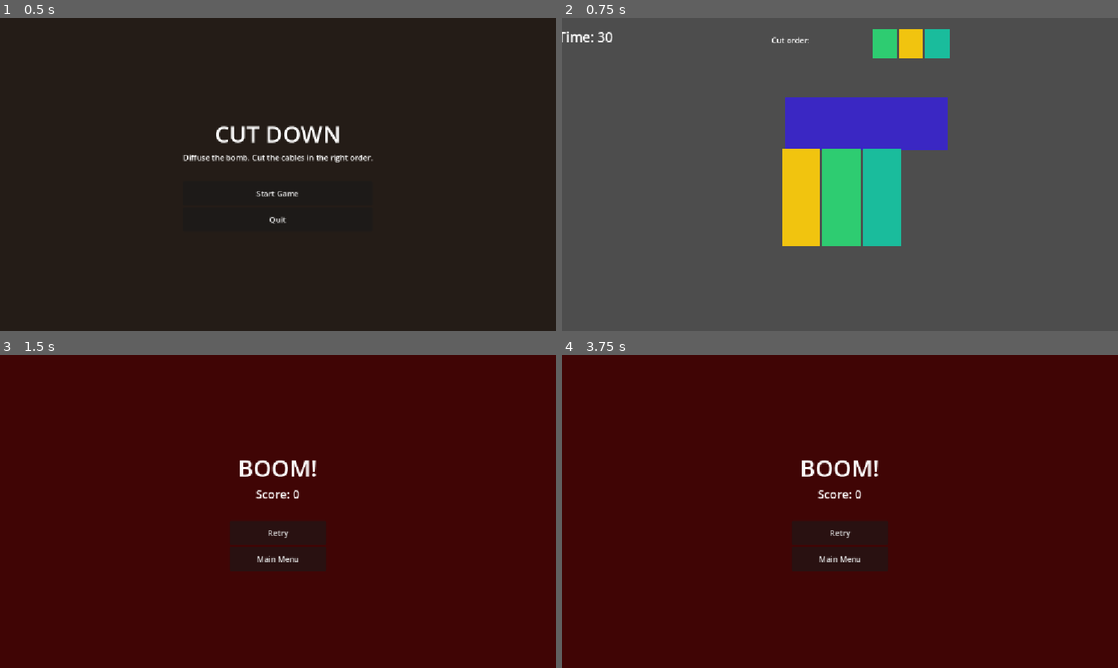
Above: before the commit, frames 1-4 (two rows, left to right).
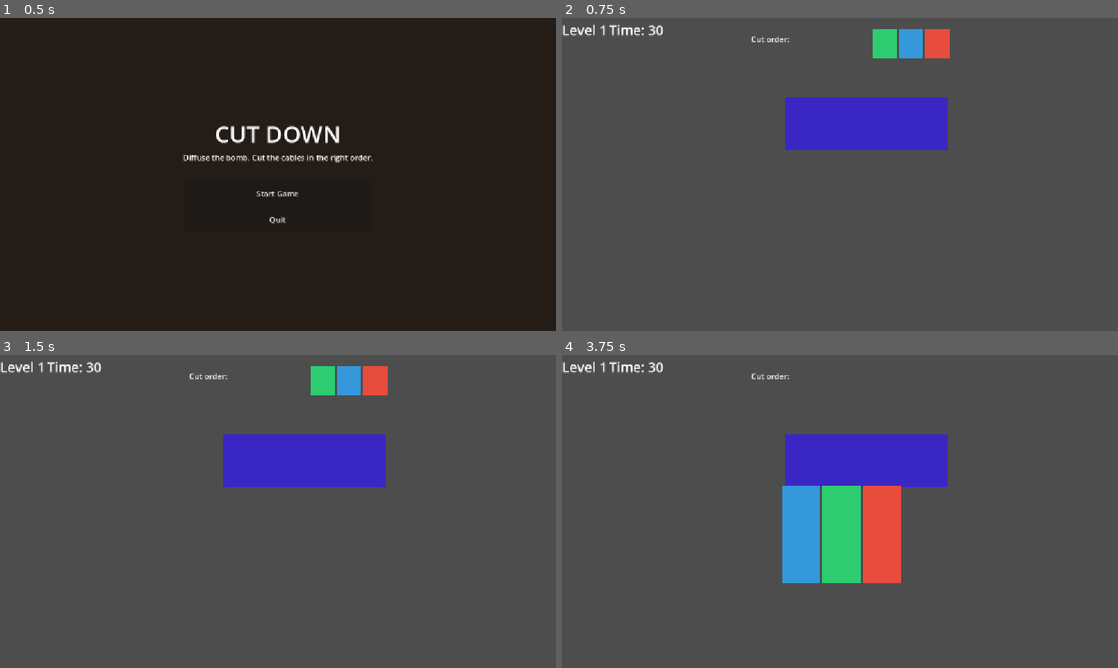
Above: after the commit, the same moments.

Repository: Coleim/cut_down_gmtk_2026
Game: Godot game, scene res://scenes/main_menu/MainMenu.tscn
The game is run twice, just before and just after one commit, with the same random seed, the same clock (stepped at 60 frames per second) and the same inputs.
Inputs (mouse positions are in pixels of both pictures, inside the frame that each line leads up to):
- Up to frame 1 (0.5 s): no input
- Up to frame 2 (0.75 s): click "Start Game" at 0.5 s
- Up to frame 3 (1.5 s): click (239, 533) at 1.27 s
- Up to frame 4 (3.75 s): click (840, 533) at 2 s, where only the run before the commit has a clickable "Retry"; click (801, 533) at 2.77 s; click (840, 533) at 3.52 s

Frame 1 is identical in both runs. In frame 2, 7.7% of the frame differs, in the area x 0-70%, y 2-73%; in frame 3, 100%; in frame 4, 100%, in the area x 0-100%, y 0-100%.

Commit message:
Add screen between each levels

Diff:
--- /dev/null
+++ b/debug_check.gd
@@ -0,0 +1,16 @@
+extends SceneTree
+func _init():
+	change_scene_to_file("res://scenes/game/Game.tscn")
+
+func _process(delta: float) -> bool:
+	var inst = current_scene
+	if inst == null:
+		return false
+	var ui = inst.get_node_or_null("UI")
+	if ui == null:
+		return false
+	print("UI size: ", ui.size, " global_pos: ", ui.global_position)
+	var bg = ui.get_node("Background")
+	print("BG color: ", bg.color, " size: ", bg.size, " global_pos: ", bg.global_position, " visible: ", bg.visible)
+	quit()
+	return true
--- a/project.godot
+++ b/project.godot
@@ -11,8 +11,8 @@
 [application]
 
 config/name="Cut_Down"
+run/main_scene="res://scenes/main_menu/MainMenu.tscn"
 config/features=PackedStringArray("4.7", "Forward Plus")
-run/main_scene="res://scenes/main_menu/MainMenu.tscn"
 config/icon="res://icon.svg"
 
 [autoload]
--- a/scenes/game/Game.tscn
+++ b/scenes/game/Game.tscn
@@ -2,67 +2,62 @@
 
 [ext_resource type="Script" uid="uid://cvv4ng5kmkiyg" path="res://scripts/game/Game.gd" id="1"]
 
-[node name="Game" type="Node2D" unique_id=1940360357]
+[node name="Game" type="Node2D"]
 script = ExtResource("1")
 
-[node name="CountdownTimer" type="Timer" parent="." unique_id=553527443]
+[node name="CountdownTimer" type="Timer" parent="."]
 
-[node name="UI" type="Control" parent="." unique_id=378965118]
-layout_mode = 3
+[node name="UI" type="Control" parent="."]
+layout_mode = 1
 anchors_preset = 15
 anchor_right = 1.0
 anchor_bottom = 1.0
 grow_horizontal = 2
 grow_vertical = 2
 
-[node name="Background" type="ColorRect" parent="UI" unique_id=1665349458]
+[node name="Background" type="ColorRect" parent="UI"]
 layout_mode = 1
 anchors_preset = 15
 anchor_right = 1.0
 anchor_bottom = 1.0
-grow_horizontal = 2
-grow_vertical = 2
+color = Color(0, 0, 0, 1)
 mouse_filter = 2
-color = Color(0.1, 0.08, 0.06, 1)
 
-[node name="TopBar" type="HBoxContainer" parent="UI" unique_id=280457700]
+[node name="TopBar" type="HBoxContainer" parent="UI"]
 layout_mode = 1
-anchors_preset = 10
-anchor_right = 1.0
-offset_left = 20.0
-offset_top = 20.0
-offset_right = -20.0
-offset_bottom = 60.0
+offset_top = 6.0
+offset_right = 210.0
+offset_bottom = 45.0
 
-[node name="LevelLabel" type="Label" parent="UI/TopBar" unique_id=128945628]
+[node name="LevelLabel" type="Label" parent="UI/TopBar"]
 layout_mode = 2
 size_flags_horizontal = 3
 theme_override_font_sizes/font_size = 28
 text = "Level 1"
 
-[node name="TimerLabel" type="Label" parent="UI/TopBar" unique_id=1960281429]
+[node name="TimerLabel" type="Label" parent="UI/TopBar"]
 layout_mode = 2
 size_flags_horizontal = 3
 theme_override_font_sizes/font_size = 28
 text = "Time: 30"
 horizontal_alignment = 2
 
-[node name="OrderLabel" type="Label" parent="UI" unique_id=833080425]
+[node name="OrderLabel" type="Label" parent="UI"]
 layout_mode = 1
 anchors_preset = 14
 anchor_top = 0.5
 anchor_right = 1.0
 anchor_bottom = 0.5
-offset_left = 389.0
-offset_top = 34.0
-offset_right = 557.0
-offset_bottom = 77.5
+offset_left = 347.0
+offset_top = 32.0
+offset_right = 515.0
+offset_bottom = 75.5
 grow_horizontal = 2
 grow_vertical = 2
 text = "Cut order:"
 horizontal_alignment = 1
 
-[node name="OrderContainer" type="HBoxContainer" parent="UI" unique_id=1955011301]
+[node name="OrderContainer" type="HBoxContainer" parent="UI"]
 layout_mode = 1
 offset_left = 535.0
 offset_top = 23.0
@@ -70,7 +65,7 @@
 offset_bottom = 83.0
 alignment = 1
 
-[node name="BombRect" type="ColorRect" parent="UI" unique_id=874574640]
+[node name="BombRect" type="ColorRect" parent="UI"]
 layout_mode = 1
 anchors_preset = 5
 anchor_left = 0.5
@@ -82,7 +77,7 @@
 grow_horizontal = 2
 color = Color(0.22637272, 0.15488169, 0.76437706, 1)
 
-[node name="CablesContainer" type="HBoxContainer" parent="UI" unique_id=383513893]
+[node name="CablesContainer" type="HBoxContainer" parent="UI"]
 layout_mode = 1
 anchors_preset = 5
 anchor_left = 0.5
--- /dev/null
+++ b/scenes/level_complete/LevelComplete.tscn
@@ -0,0 +1,65 @@
+[gd_scene load_steps=2 format=3 uid="uid://level_complete_scene"]
+
+[ext_resource type="Script" path="res://scripts/level_complete/LevelComplete.gd" id="1"]
+
+[node name="LevelComplete" type="Control"]
+layout_mode = 3
+anchors_preset = 15
+anchor_right = 1.0
+anchor_bottom = 1.0
+script = ExtResource("1")
+
+[node name="Background" type="ColorRect" parent="."]
+layout_mode = 1
+anchors_preset = 15
+anchor_right = 1.0
+anchor_bottom = 1.0
+color = Color(0.02, 0.2, 0.05, 1)
+mouse_filter = 2
+
+[node name="CenterContainer" type="CenterContainer" parent="."]
+layout_mode = 1
+anchors_preset = 15
+anchor_right = 1.0
+anchor_bottom = 1.0
+
+[node name="VBoxContainer" type="VBoxContainer" parent="CenterContainer"]
+layout_mode = 2
+alignment = 1
+
+[node name="Title" type="Label" parent="CenterContainer/VBoxContainer"]
+layout_mode = 2
+theme_override_font_sizes/font_size = 48
+horizontal_alignment = 1
+text = "NICE JOB, YOU SAVED THE DAY!"
+
+[node name="TimeLabel" type="Label" parent="CenterContainer/VBoxContainer"]
+layout_mode = 2
+horizontal_alignment = 1
+theme_override_font_sizes/font_size = 24
+text = "Time to defuse: 0.0s"
+
+[node name="ScoreLabel" type="Label" parent="CenterContainer/VBoxContainer"]
+layout_mode = 2
+horizontal_alignment = 1
+theme_override_font_sizes/font_size = 24
+text = "Score: 0"
+
+[node name="Spacer" type="Control" parent="CenterContainer/VBoxContainer"]
+custom_minimum_size = Vector2(0, 30)
+layout_mode = 2
+
+[node name="NextButton" type="Button" parent="CenterContainer/VBoxContainer"]
+layout_mode = 2
+custom_minimum_size = Vector2(200, 50)
+text = "Next Level"
+
+[node name="RetryButton" type="Button" parent="CenterContainer/VBoxContainer"]
+layout_mode = 2
+custom_minimum_size = Vector2(200, 50)
+text = "Retry"
+
+[node name="MenuButton" type="Button" parent="CenterContainer/VBoxContainer"]
+layout_mode = 2
+custom_minimum_size = Vector2(200, 50)
+text = "Main Menu"
--- a/scenes/main_menu/MainMenu.tscn
+++ b/scenes/main_menu/MainMenu.tscn
@@ -1,53 +1,59 @@
-[gd_scene load_steps=2 format=3 uid="uid://main_menu_scene"]
+[gd_scene format=3 uid="uid://riaa13qx1x3b"]
 
-[ext_resource type="Script" path="res://scripts/main_menu/MainMenu.gd" id="1"]
+[ext_resource type="Script" uid="uid://bb7t7kxxcgc7a" path="res://scripts/main_menu/MainMenu.gd" id="1"]
 
-[node name="MainMenu" type="Control"]
+[node name="MainMenu" type="Control" unique_id=1499669274]
 layout_mode = 3
 anchors_preset = 15
 anchor_right = 1.0
 anchor_bottom = 1.0
+grow_horizontal = 2
+grow_vertical = 2
 script = ExtResource("1")
 
-[node name="Background" type="ColorRect" parent="."]
+[node name="Background" type="ColorRect" parent="." unique_id=1835162745]
 layout_mode = 1
 anchors_preset = 15
 anchor_right = 1.0
 anchor_bottom = 1.0
+grow_horizontal = 2
+grow_vertical = 2
+mouse_filter = 2
 color = Color(0.14, 0.11, 0.09, 1)
-mouse_filter = 2
 
-[node name="CenterContainer" type="CenterContainer" parent="."]
+[node name="CenterContainer" type="CenterContainer" parent="." unique_id=2134217213]
 layout_mode = 1
 anchors_preset = 15
 anchor_right = 1.0
 anchor_bottom = 1.0
+grow_horizontal = 2
+grow_vertical = 2
 
-[node name="VBoxContainer" type="VBoxContainer" parent="CenterContainer"]
+[node name="VBoxContainer" type="VBoxContainer" parent="CenterContainer" unique_id=421827462]
 layout_mode = 2
 alignment = 1
 
-[node name="Title" type="Label" parent="CenterContainer/VBoxContainer"]
+[node name="Title" type="Label" parent="CenterContainer/VBoxContainer" unique_id=1909700774]
 layout_mode = 2
 theme_override_font_sizes/font_size = 48
+text = "CUT DOWN"
 horizontal_alignment = 1
-text = "CUT DOWN"
 
-[node name="Subtitle" type="Label" parent="CenterContainer/VBoxContainer"]
+[node name="Subtitle" type="Label" parent="CenterContainer/VBoxContainer" unique_id=644811898]
 layout_mode = 2
+text = "Diffuse the bomb. Cut the cables in the right order."
 horizontal_alignment = 1
-text = "Diffuse the bomb. Cut the cables in the right order."
 
-[node name="Spacer" type="Control" parent="CenterContainer/VBoxContainer"]
+[node name="Spacer" type="Control" parent="CenterContainer/VBoxContainer" unique_id=572917504]
 custom_minimum_size = Vector2(0, 30)
 layout_mode = 2
 
-[node name="StartButton" type="Button" parent="CenterContainer/VBoxContainer"]
+[node name="StartButton" type="Button" parent="CenterContainer/VBoxContainer" unique_id=1017755952]
+custom_minimum_size = Vector2(200, 50)
 layout_mode = 2
-custom_minimum_size = Vector2(200, 50)
 text = "Start Game"
 
-[node name="QuitButton" type="Button" parent="CenterContainer/VBoxContainer"]
+[node name="QuitButton" type="Button" parent="CenterContainer/VBoxContainer" unique_id=1756713783]
+custom_minimum_size = Vector2(200, 50)
 layout_mode = 2
-custom_minimum_size = Vector2(200, 50)
 text = "Quit"
--- a/scripts/autoload/GameManager.gd
+++ b/scripts/autoload/GameManager.gd
@@ -14,7 +14,6 @@
 	Color("f1c40f"), # yellow
 	Color("9b59b6"), # purple
 	Color("e67e22"), # orange
-	Color("ecf0f1"), # white
 	Color("1abc9c"), # teal
 ]
 
@@ -28,6 +27,8 @@
 
 var current_level: int = 1
 var score: int = 0
+var last_time_taken: float = 0.0
+var last_score_gained: int = 0
 
 
 func reset_game() -> void:
@@ -63,9 +64,14 @@
 	return result
 
 
-func win_level() -> void:
-	score += current_level * 100
+func win_level(time_taken: float) -> void:
+	last_time_taken = time_taken
+	last_score_gained = current_level * 100
+	score += last_score_gained
 	level_won.emit(current_level)
+
+
+func advance_level() -> void:
 	current_level += 1
 
 
--- a/scripts/game/Game.gd
+++ b/scripts/game/Game.gd
@@ -23,6 +23,13 @@
 	_level_ended = false
 
 	_spawn_order_display()
+	print("please wait")
+	await get_tree().create_timer(3).timeout
+	print("end wait")
+
+	_hide_order_display()
+
+	#_spawn_bomb()
 	_spawn_cables()
 
 	_countdown_timer.wait_time = 1.0
@@ -31,6 +38,11 @@
 	_update_timer_label()
 
 	SoundManager.play_music("bomb_ambience")
+
+
+func _hide_order_display() -> void:
+	for child in _order_container.get_children():
+		child.queue_free()
 
 
 func _spawn_order_display() -> void:
@@ -89,14 +101,17 @@
 
 func _update_timer_label() -> void:
 	_timer_label.text = "Time: %d" % max(0, ceil(_time_left))
+	# TODO: Update the actual timer image
 
 
 func _win_level() -> void:
 	_level_ended = true
 	_countdown_timer.stop()
 	SoundManager.play_sfx("win")
-	GameManager.win_level()
-	get_tree().change_scene_to_file("res://scenes/game/Game.tscn")
+	var time_limit: float = GameManager.get_time_limit(GameManager.current_level)
+	var time_taken: float = time_limit - _time_left
+	GameManager.win_level(time_taken)
+	get_tree().change_scene_to_file("res://scenes/level_complete/LevelComplete.tscn")
 
 
 func _explode() -> void:
--- /dev/null
+++ b/scripts/level_complete/LevelComplete.gd
@@ -0,0 +1,31 @@
+extends Control
+
+@onready var _time_label: Label = $CenterContainer/VBoxContainer/TimeLabel
+@onready var _score_label: Label = $CenterContainer/VBoxContainer/ScoreLabel
+@onready var _next_button: Button = $CenterContainer/VBoxContainer/NextButton
+@onready var _retry_button: Button = $CenterContainer/VBoxContainer/RetryButton
+@onready var _menu_button: Button = $CenterContainer/VBoxContainer/MenuButton
+
+
+func _ready() -> void:
+	_time_label.text = "Time to defuse: %.1fs" % GameManager.last_time_taken
+	_score_label.text = "Score: %d (+%d)" % [GameManager.score, GameManager.last_score_gained]
+	_next_button.pressed.connect(_on_next_pressed)
+	_retry_button.pressed.connect(_on_retry_pressed)
+	_menu_button.pressed.connect(_on_menu_pressed)
+
+
+func _on_next_pressed() -> void:
+	SoundManager.play_sfx("menu_click")
+	GameManager.advance_level()
+	get_tree().change_scene_to_file("res://scenes/game/Game.tscn")
+
+
+func _on_retry_pressed() -> void:
+	SoundManager.play_sfx("menu_click")
+	get_tree().change_scene_to_file("res://scenes/game/Game.tscn")
+
+
+func _on_menu_pressed() -> void:
+	SoundManager.play_sfx("menu_click")
+	get_tree().change_scene_to_file("res://scenes/main_menu/MainMenu.tscn")
Not shown, added: debug_check.gd.uid
Not shown, added: scripts/level_complete/LevelComplete.gd.uid
